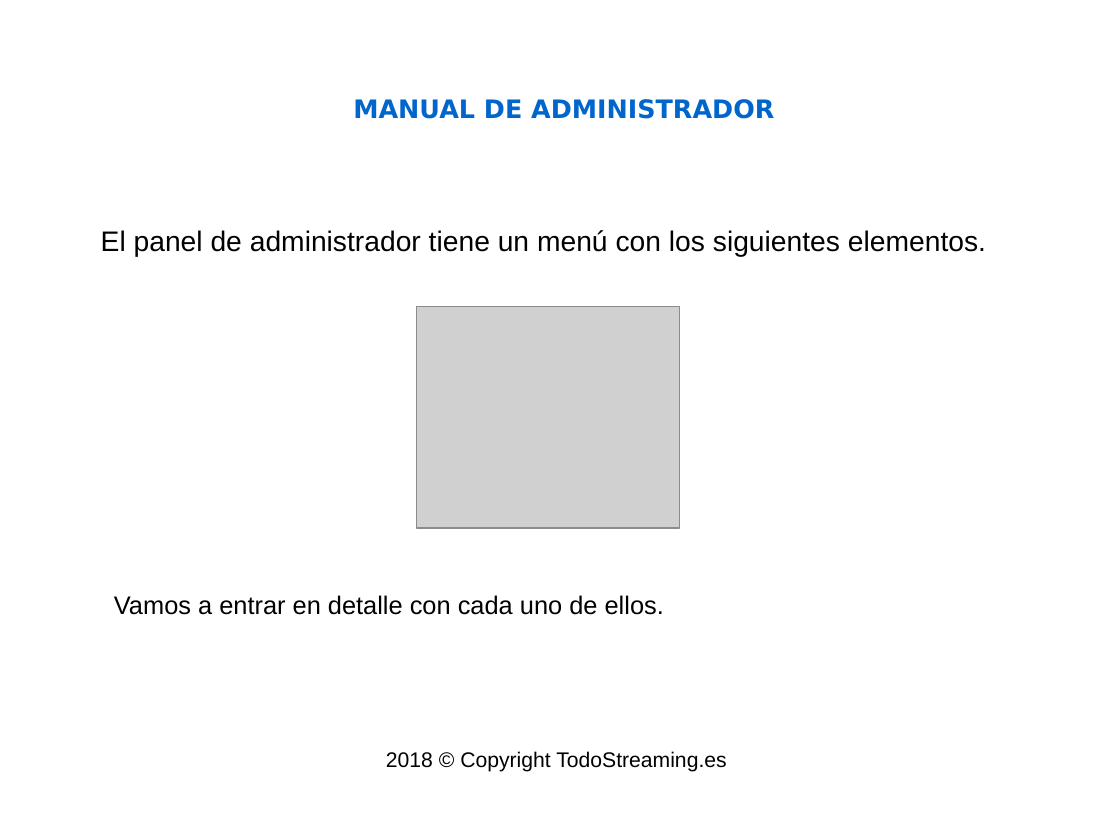
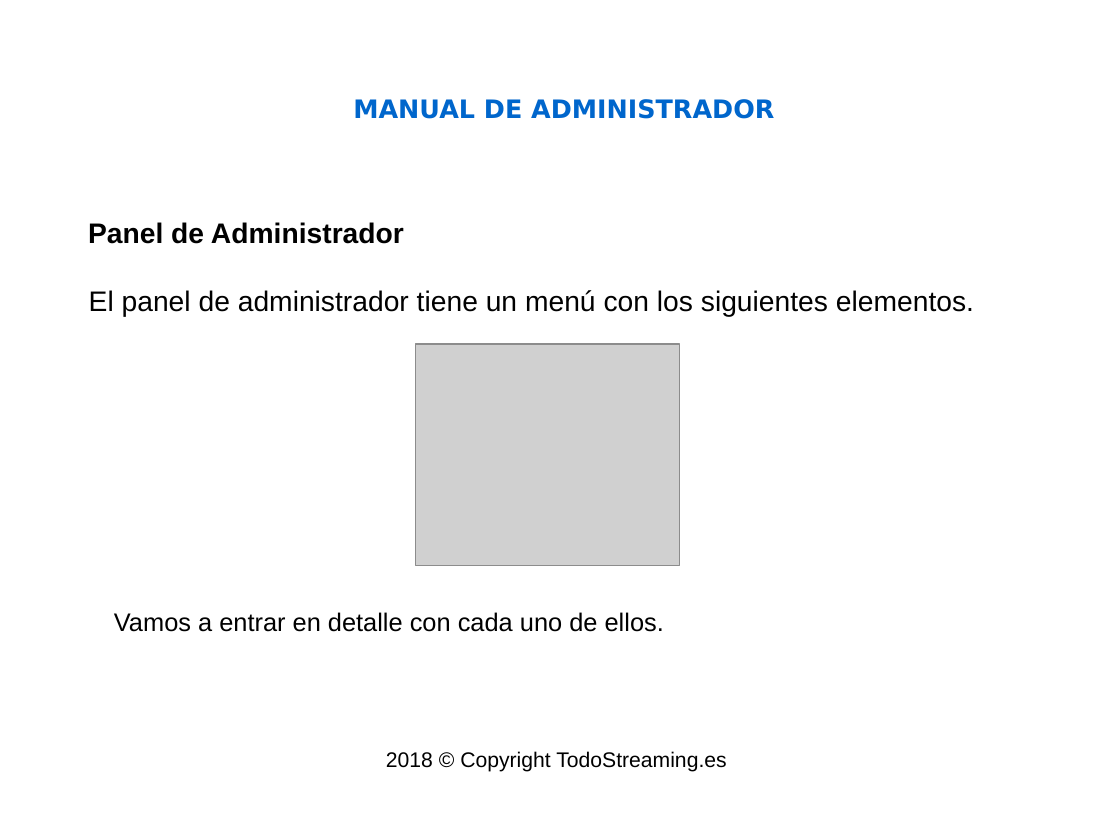
Before and after one commit to isaacml/instore, a slide deck: slide 4 of docs/Manual Administrador.odp (slide 1 before the commit). Drawn at 1120x840 pixels with LibreOffice and Linux fonts; fonts in the diff are those of the drawing; grey boxes stand for pictures; background and template pictures are left out. Boxes give left, top, right and bottom in pixels: in the first picture for what was removed or moved away, otherwise in the second. Text is boxed around its words. In the diff, an @@ line names an element or a change of style, - is before the commit and + after.

Commit message:
Actualizaciones: manuales y software

```diff
--- a/docs/Manual Administrador.odp
+++ b/docs/Manual Administrador.odp
@@ subtitle "El panel de administrador tiene ...": place and size @@
-subtitle "El panel de administrador tiene ..." at [101, 230, 986, 257]
+subtitle "El panel de administrador tiene ..." at [89, 290, 974, 317]
@@ text added at [88, 222, 404, 244], 20 pt, text #000000, bold @@
+Panel de Administrador
@@ picture: place and size @@
-picture at [417, 307, 680, 528]
+picture at [416, 345, 679, 566]
@@ text "Vamos a entrar en detalle ...": place and size @@
-text "Vamos a entrar en detalle ..." at [114, 595, 664, 615]
+text "Vamos a entrar en detalle ..." at [114, 612, 664, 632]
```
Also in this commit, not shown: 3 slides added, 18 other files.
